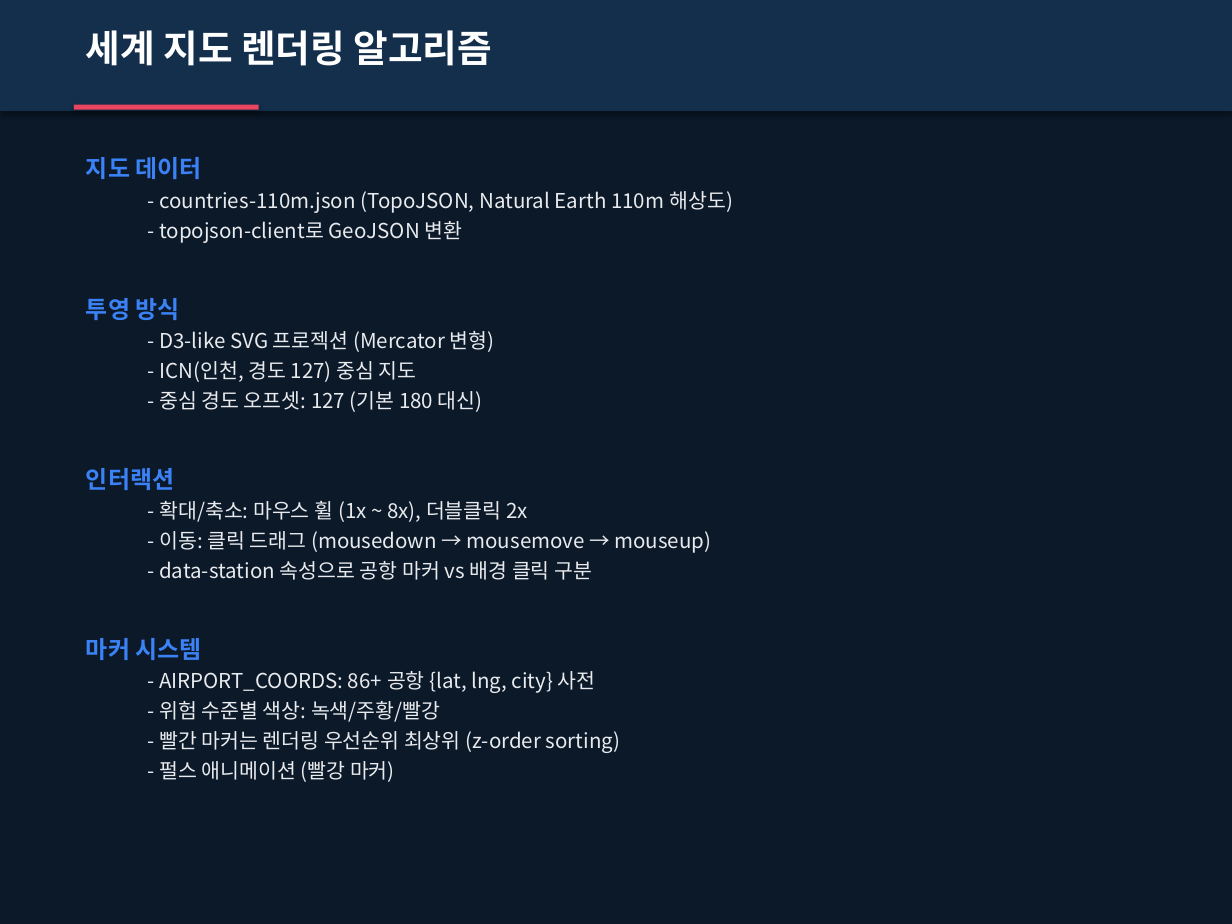
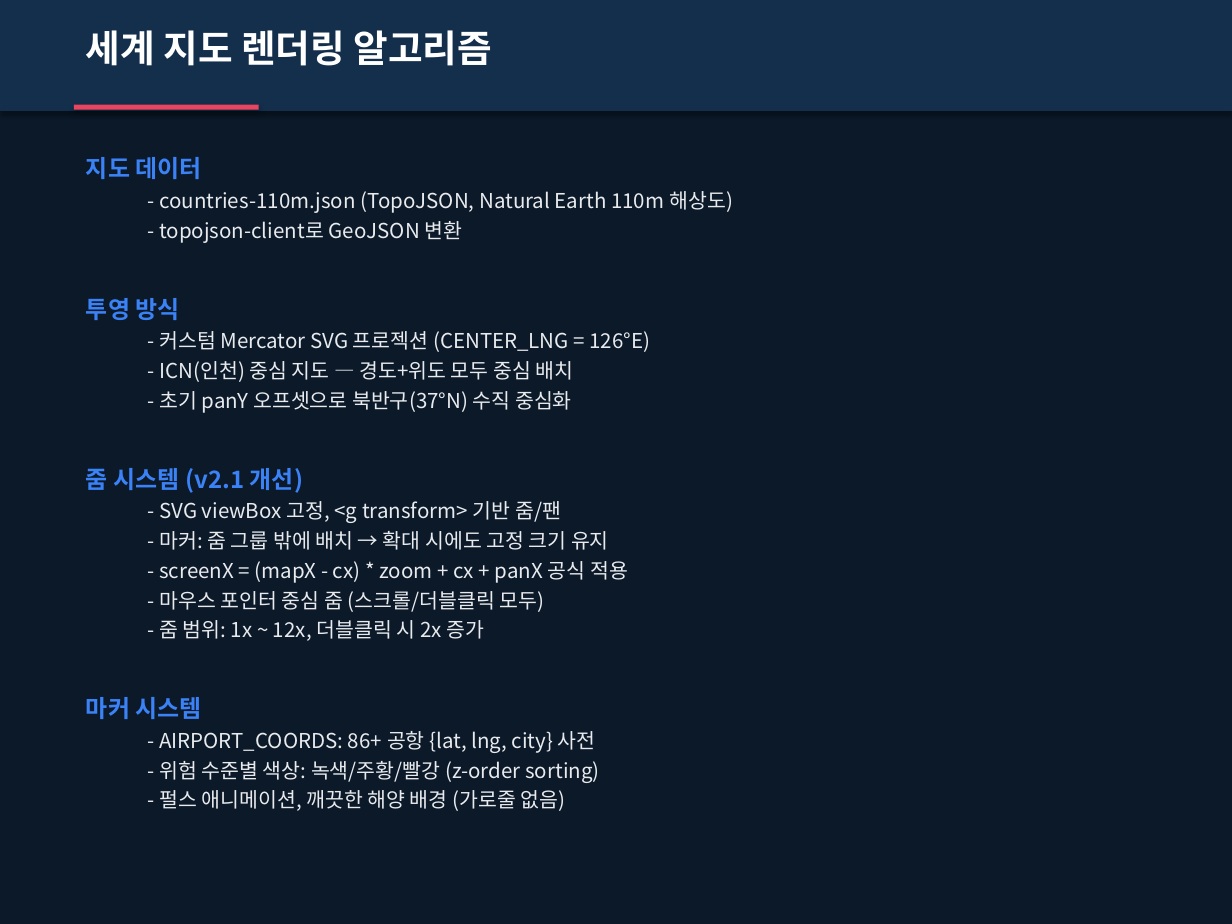
Before and after one commit to Mark4mission/airzeta-security-fee-app, a slide deck: slide 12 of AirZeta_IT_Planner_Guide_KR.pptx. Drawn at 1232x924 pixels with LibreOffice and Linux fonts; fonts in the diff are those of the drawing. Boxes give left, top, right and bottom in pixels: in the first picture for what was removed or moved away, otherwise in the second. Text is boxed around its words. In the diff, an @@ line names an element or a change of style, - is before the commit and + after.

```diff
--- a/AirZeta_IT_Planner_Guide_KR.pptx
+++ b/AirZeta_IT_Planner_Guide_KR.pptx
@@ text at (x1=86, y1=331, x2=651, y2=641): text changed @@
-  - D3-like SVG 프로젝션 (Mercator 변형)
-  - ICN(인천, 경도 127) 중심 지도
-  - 중심 경도 오프셋: 127 (기본 180 대신)
-인터랙션
-  - 확대/축소: 마우스 휠 (1x ~ 8x), 더블클릭 2x
-  - 이동: 클릭 드래그 (mousedown → mousemove → mouseup)
-  - data-station 속성으로 공항 마커 vs 배경 클릭 구분
+  - 커스텀 Mercator SVG 프로젝션 (CENTER_LNG = 126°E)
+  - ICN(인천) 중심 지도 — 경도+위도 모두 중심 배치
+  - 초기 panY 오프셋으로 북반구(37°N) 수직 중심화
+줌 시스템 (v2.1 개선)
+  - SVG viewBox 고정, <g transform> 기반 줌/팬
+  - 마커: 줌 그룹 밖에 배치 → 확대 시에도 고정 크기 유지
+  - screenX = (mapX - cx) * zoom + cx + panX 공식 적용
+  - 마우스 포인터 중심 줌 (스크롤/더블클릭 모두)
+  - 줌 범위: 1x ~ 12x, 더블클릭 시 2x 증가
@@ text at (x1=159, y1=761, x2=599, y2=811): text changed @@
-  - 위험 수준별 색상: 녹색/주황/빨강
-  - 빨간 마커는 렌더링 우선순위 최상위 (z-order sorting)
-  - 펄스 애니메이션 (빨강 마커)
+  - 위험 수준별 색상: 녹색/주황/빨강 (z-order sorting)
+  - 펄스 애니메이션, 깨끗한 해양 배경 (가로줄 없음)
```
Also in this commit, not shown: 6 other files.
